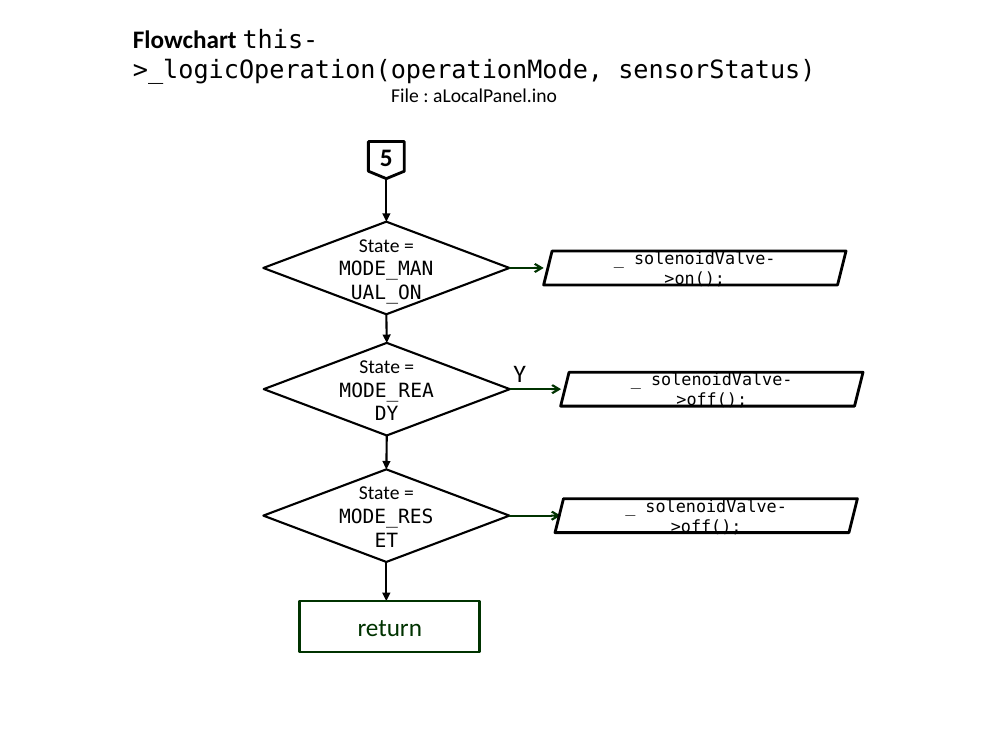
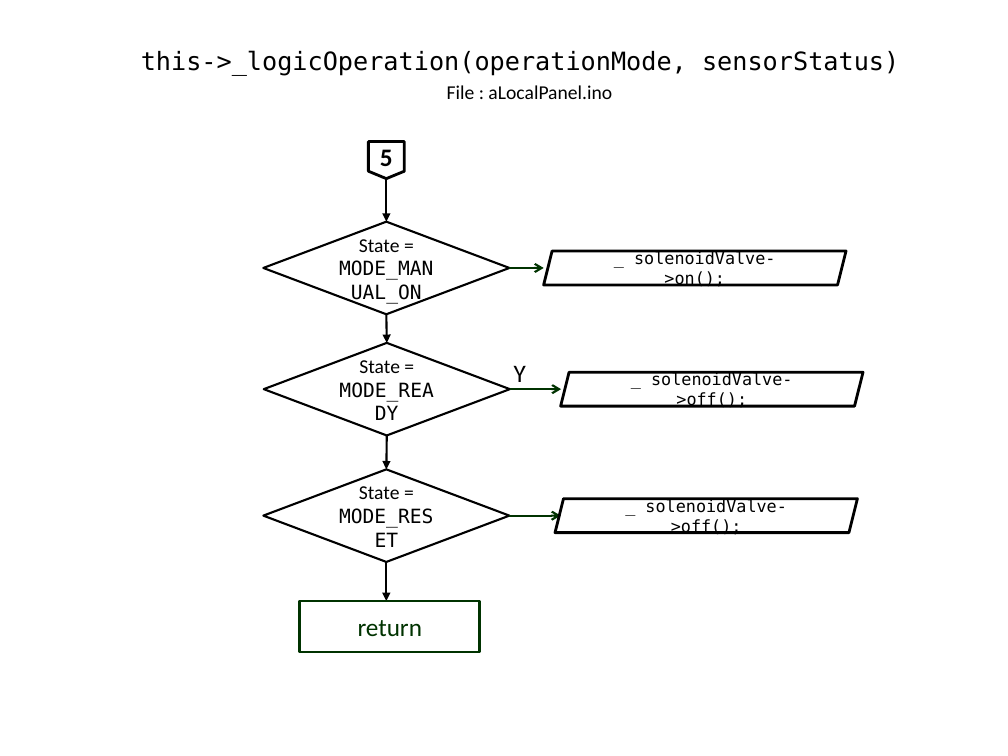
Before and after one commit to slametsampon/WFPS, a slide deck: slide 14 of resources/WFPS.pptx. Drawn at 1008x756 pixels with LibreOffice and Linux fonts; fonts in the diff are those of the drawing; background and template pictures are left out. Boxes give left, top, right and bottom in pixels: in the first picture for what was removed or moved away, otherwise in the second. Text is boxed around its words. In the diff, an @@ line names an element or a change of style, - is before the commit and + after.

Commit message:
update flowchart menuParameter

```diff
--- a/resources/WFPS.pptx
+++ b/resources/WFPS.pptx
@@ title "this->_logicOperation(operationMode, sensorStatus)" at bbox=[141, 50, 899, 76]: vertical alignment top to middle @@
@@ title at bbox=[141, 50, 899, 76]: text changed @@
-Flowchart this->_logicOperation(operationMode, sensorStatus)
-File : aLocalPanel.ino
+this->_logicOperation(operationMode, sensorStatus)
@@ text added at bbox=[447, 85, 612, 99], 14 pt, text #000000 @@
+File : aLocalPanel.ino
```
Also in this commit, not shown: 12 other slides changed, 3 slides added.
